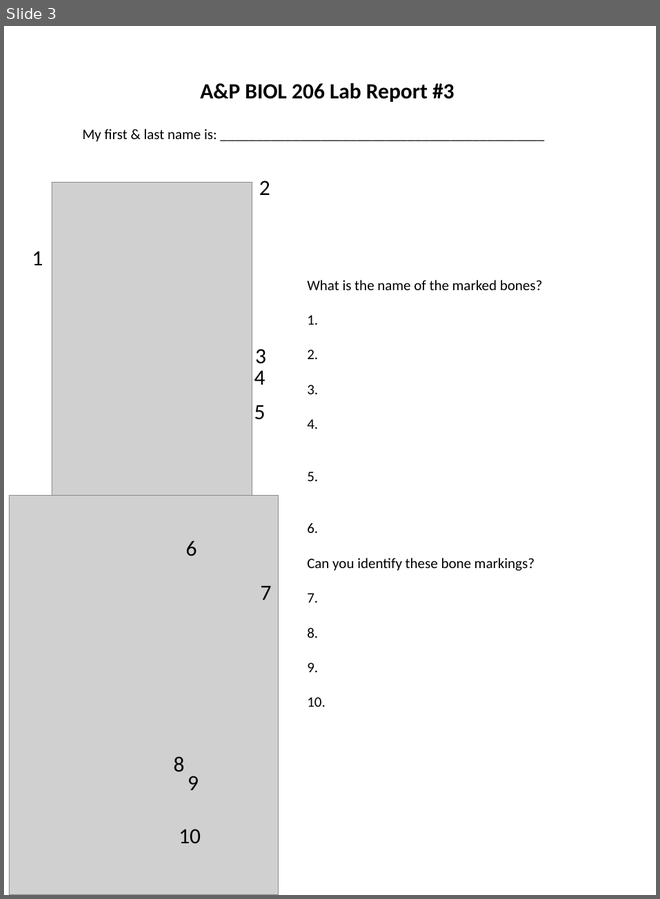
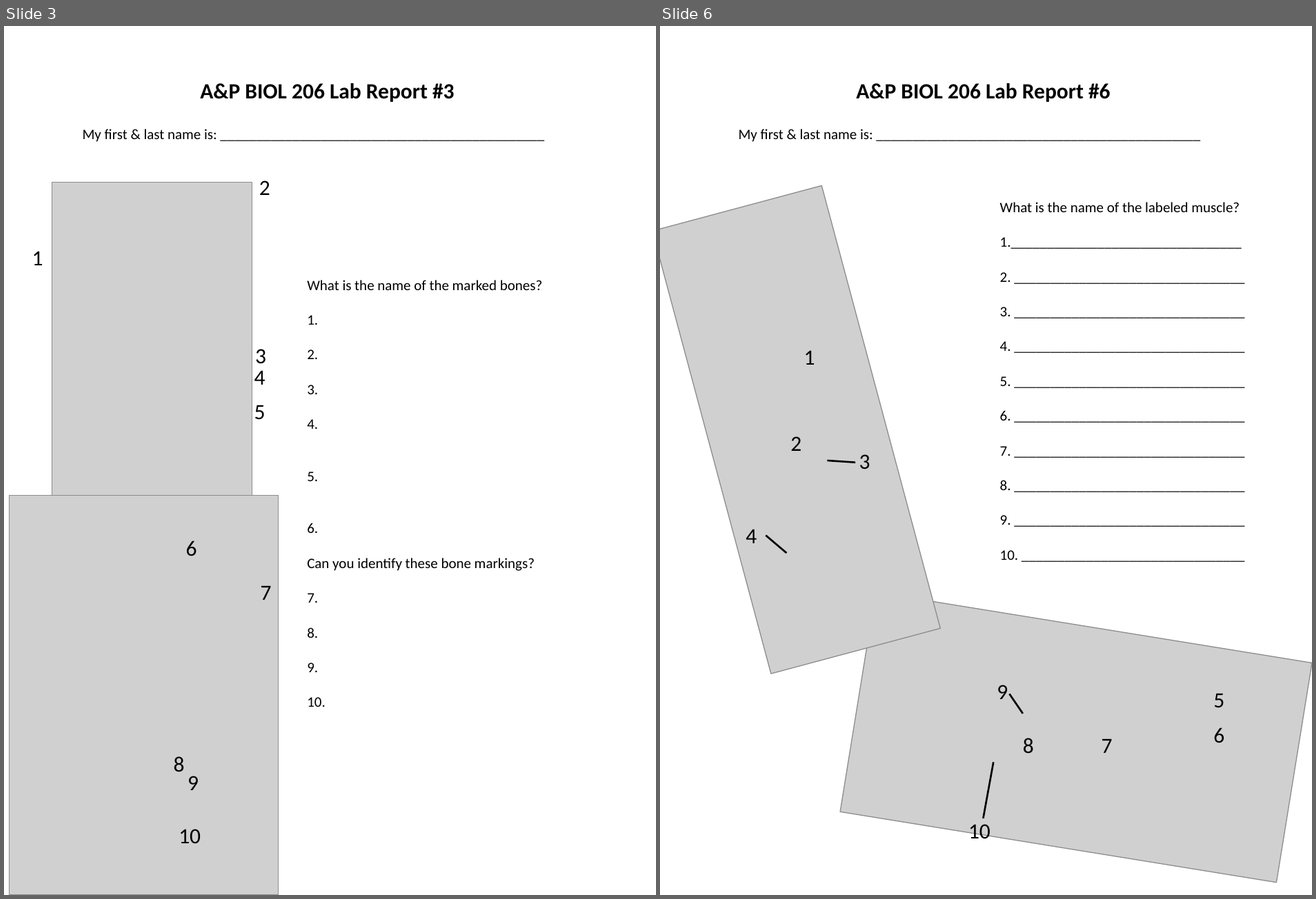
Before and after one commit to backyardbiomech/APlabs, a slide deck: docs/206/lab_reports/Lab_Reports_206.pptx. Shown side by side, each under a label of ours: slide 3 before the commit, slides 3 and 6 after it; the slides between them are not shown. The pictures are 660x899 and 1316x899 pixels, drawn with LibreOffice and Linux fonts; fonts in the diff are those of the drawing; grey boxes stand for pictures. Boxes give left, top, right and bottom in pixels: in the first picture for what was removed or moved away, otherwise in the second. Text is boxed around its words. In the diff, an @@ line names an element or a change of style, - is before the commit and + after.

```diff
--- a/docs/206/lab_reports/Lab_Reports_206.pptx
+++ b/docs/206/lab_reports/Lab_Reports_206.pptx
@@ slide 6 added at <box>660,26,1312,895</box>, background #FFFFFF @@
@@ text added at <box>856,83,1111,102</box>, 18 pt, text #000000, bold @@
+A&P BIOL 206 Lab Report #6
@@ text added at <box>739,129,873,142</box>, 12 pt, text #000000 @@
+My first & last name is: _____________________________________________
@@ picture added at <box>660,186,941,674</box> @@
@@ text added at <box>1000,202,1242,560</box>, 12 pt, text #000000 @@
+What is the name of the labeled muscle?
+1.________________________________
+2. ________________________________
+3. ________________________________
+4. ________________________________
+5. ________________________________
+6. ________________________________
+7. ________________________________
+8. ________________________________
+9. ________________________________
+10. _______________________________
@@ text added at <box>804,350,815,365</box>, 18 pt, text #000000 @@
+1
@@ text added at <box>790,437,801,451</box>, 18 pt, text #000000 @@
+2
@@ text added at <box>859,454,870,470</box>, 18 pt, text #000000 @@
+3
@@ line added from (827, 461) to (856, 463), #000000 1.5 pt @@
@@ text added at <box>746,529,757,544</box>, 18 pt, text #000000 @@
+4
@@ line added from (787, 553) to (766, 535), #000000 1.5 pt @@
@@ picture added at <box>841,592,1312,882</box> @@
@@ text added at <box>997,685,1008,699</box>, 18 pt, text #000000 @@
+9
@@ line added from (1010, 695) to (1022, 714), #000000 1.5 pt @@
@@ text added at <box>1213,693,1224,708</box>, 18 pt, text #000000 @@
+5
@@ text added at <box>1213,728,1224,744</box>, 18 pt, text #000000 @@
+6
@@ text added at <box>1023,738,1034,754</box>, 18 pt, text #000000 @@
+8
@@ text added at <box>1102,739,1113,753</box>, 18 pt, text #000000 @@
+7
@@ line added from (994, 762) to (984, 819), #000000 1.5 pt @@
@@ text added at <box>968,824,991,844</box>, 18 pt, text #000000 @@
+10
```
Also in this commit, not shown: 2 other slides added, 3 other files.
